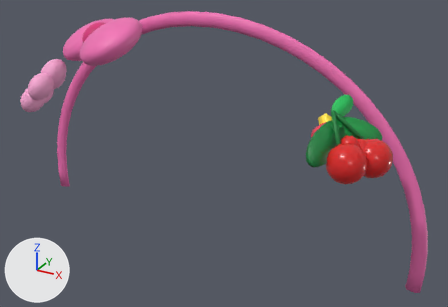
An edit to the glTF model test/3d/m/props-x.glb, drawn before and after from the same camera.
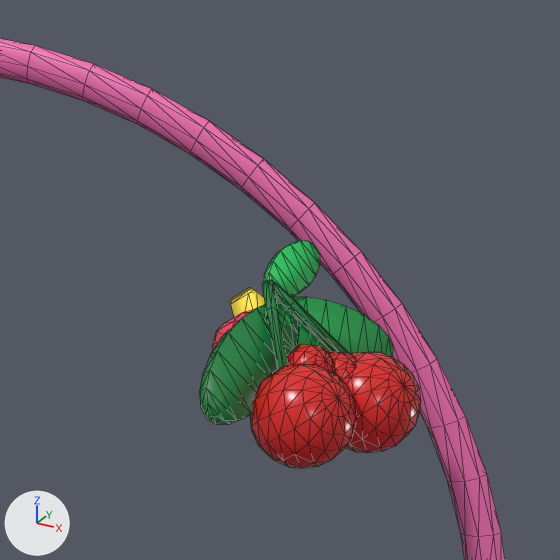
Old and new are each drawn whole from a camera (50 mm lens) standing at (0.329, -0.569, 1.151) and looking at (0.038, -0.039, 0.886) and again close up on the part from 51% to 100% of the width and 0% to 72% of the height. The lights are fixed; the arrows at lower left show +X, +Y and +Z. The last two pictures show the newer version. The close-ups show mesh edges as thin lines. Where no turn or scale is listed for an object, it has been applied to the vertices.

Script lines for the objects in view, before the commit:
```python
me_mesh_0 = bpy.data.meshes.new('Mesh_0')
me_mesh_0.from_pydata(...)  # 299 vertices, 580 faces; spans x 0.4103..0.4708, y -0.123..-0.0462, z 0.156..0.2203
# faces by material slot: [448, 72, 60]
me_mesh_0.materials.append(mat_cdc2626_005)  # red #dc2626
me_mesh_0.materials.append(mat_c15803d)  # green #15803d
me_mesh_0.materials.append(mat_c22c55e)  # green #22c55e
me_mesh_3 = bpy.data.meshes.new('Mesh_3')
me_mesh_3.from_pydata(...)  # 266 vertices, 512 faces; spans x 0.4066..0.452, y -0.1296..-0.0396, z 0.1692..0.2053
# faces by material slot: [76, 76, 240, 120]
me_mesh_3.materials.append(mat_c15803d_001)  # green #15803d
me_mesh_3.materials.append(mat_c16a34a)  # green #16a34a
me_mesh_3.materials.append(mat_cdc2626_006)  # red #dc2626
me_mesh_3.materials.append(mat_cb91c1c_002)  # red #b91c1c
me_mesh_4 = bpy.data.meshes.new('Mesh_4')
me_mesh_4.from_pydata(...)  # 832 vertices, 1648 faces; spans x 0.0..0.502, y -0.14..0.0, z 0.0..0.276
# faces by material slot: [1424, 224]
me_mesh_4.materials.append(mat_cf472b6_001)  # pink #f472b6
me_mesh_4.materials.append(mat_cdb2777)  # pink #db2777
ob_mesh_0 = bpy.data.objects.new('Mesh_0', me_mesh_0)
ob_mesh_0.location = (-0.2511, 0.0118, 0.7515)
ob_mesh_3 = bpy.data.objects.new('Mesh_3', me_mesh_3)
ob_mesh_3.location = (-0.2511, 0.0118, 0.7515)
ob_mesh_4 = bpy.data.objects.new('Mesh_4', me_mesh_4)
ob_mesh_4.location = (-0.2511, 0.0118, 0.7515)
```
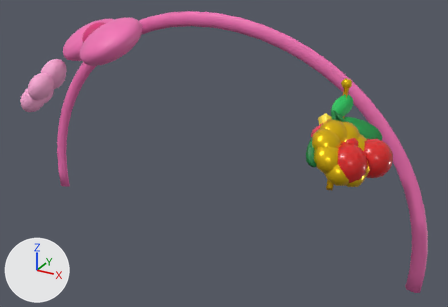
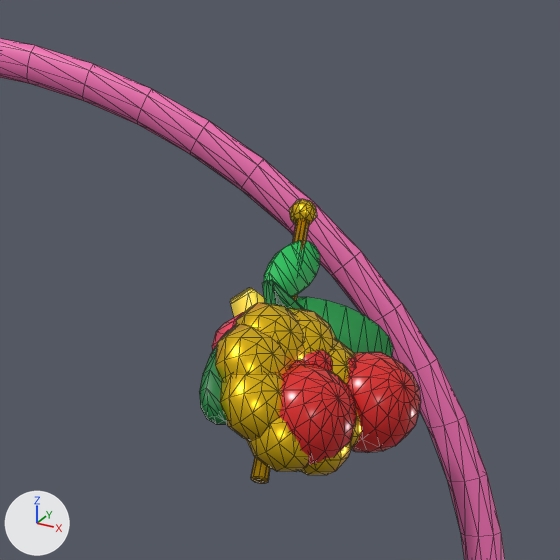
Changed parts and their boxes [x1, y1, x2, y2] in the close-ups (560 x 560 px):
'Mesh_6', added: after [215, 199, 361, 483]
    faces in mat_cfacc15m (yellow #facc15): [215, 199, 361, 475]
    faces in mat_ceab308m (yellow #eab308): [251, 219, 309, 483]
'Mesh_3', unchanged, covered by the edit: [199, 297, 393, 425] in both

The change, as a list of edits to the scene's bpy script:
```text
Add mat_ceab308m:
    mat_ceab308m = principled_material('ceab308m')
    mat_ceab308m.base_color = (0.823, 0.451, 0.00243)  # yellow #eab308
    mat_ceab308m.metallic = 0.8
    mat_ceab308m.roughness = 0.32
Add mat_cdc2626m:
    mat_cdc2626m = principled_material('cdc2626m')
    mat_cdc2626m.base_color = (0.716, 0.0194, 0.0194)  # red #dc2626
    mat_cdc2626m.metallic = 0.1
    mat_cdc2626m.roughness = 0.2
    mat_cdc2626m.coat_weight = 1.0
    mat_cdc2626m.coat_roughness = 0.08
Add mat_cfacc15m:
    mat_cfacc15m = principled_material('cfacc15m')
    mat_cfacc15m.base_color = (0.956, 0.604, 0.0075)  # yellow #facc15
    mat_cfacc15m.metallic = 0.75
    mat_cfacc15m.roughness = 0.3
Add me_mesh_6:
    me_mesh_6.from_pydata(...)  # 632 vertices, 1220 faces; spans x 0.408..0.4569, y -0.1297..-0.0358, z 0.1556..0.2321
    # faces by material slot: [60, 1040, 120]
    me_mesh_6.materials.append(mat_ceab308m)  # yellow #eab308
    me_mesh_6.materials.append(mat_cfacc15m)  # yellow #facc15
    me_mesh_6.materials.append(mat_cdc2626m)  # red #dc2626
Add ob_mesh_6:
    ob_mesh_6 = bpy.data.objects.new('Mesh_6', me_mesh_6)
    ob_mesh_6.location = (-0.2511, 0.0118, 0.7515)
```
